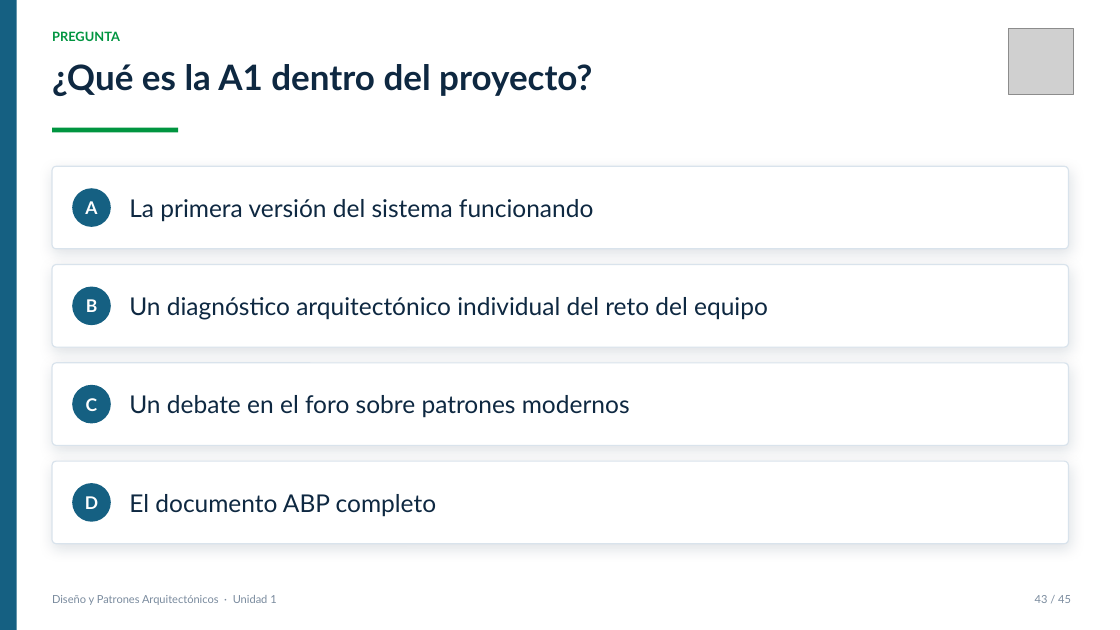
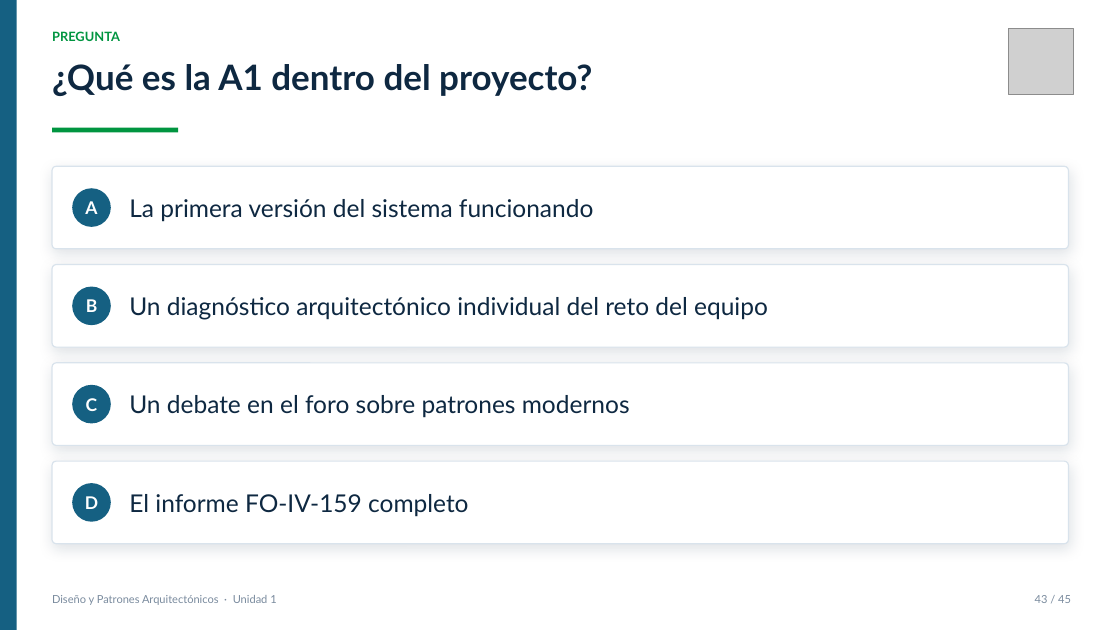
Before and after one commit to code-corhuila/ova-web, a slide deck: slide 52 of 2026-B/disenio-patrones-arquitectonicos/unidad-01/slides/unidad-01-fundamentos.pptx. Drawn at 1120x630 pixels with LibreOffice and Linux fonts; fonts in the diff are those of the drawing; grey boxes stand for pictures. Boxes give left, top, right and bottom in pixels: in the first picture for what was removed or moved away, otherwise in the second. Text is boxed around its words. In the diff, an @@ line names an element or a change of style, - is before the commit and + after.

```diff
--- a/2026-B/disenio-patrones-arquitectonicos/unidad-01/slides/unidad-01-fundamentos.pptx
+++ b/2026-B/disenio-patrones-arquitectonicos/unidad-01/slides/unidad-01-fundamentos.pptx
@@ text at [129,494,468,517]: text changed @@
-El documento ABP completo
+El informe FO-IV-159 completo
```
Also in this commit, not shown: 3 other slides changed, 28 other files.
